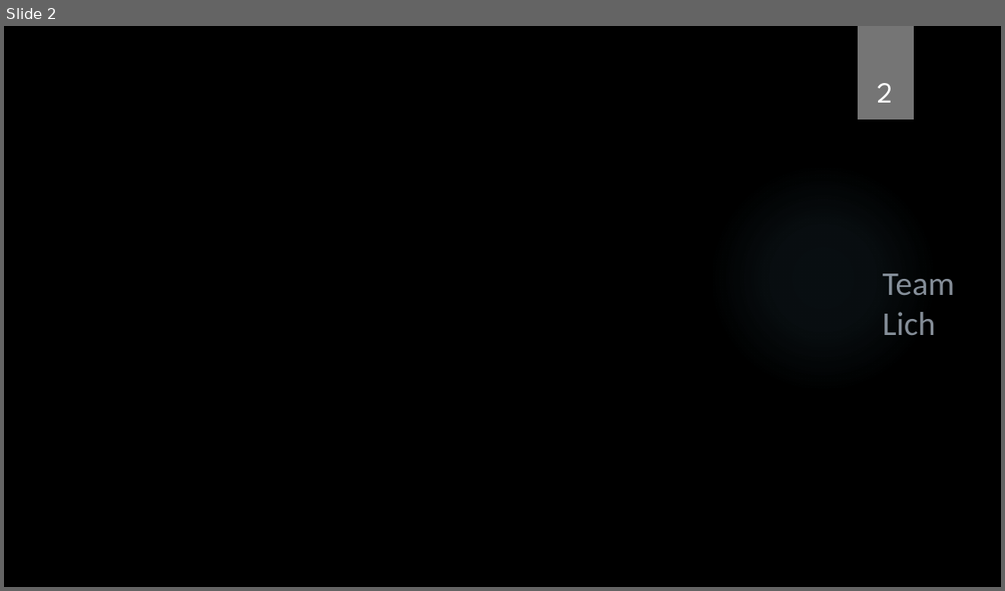
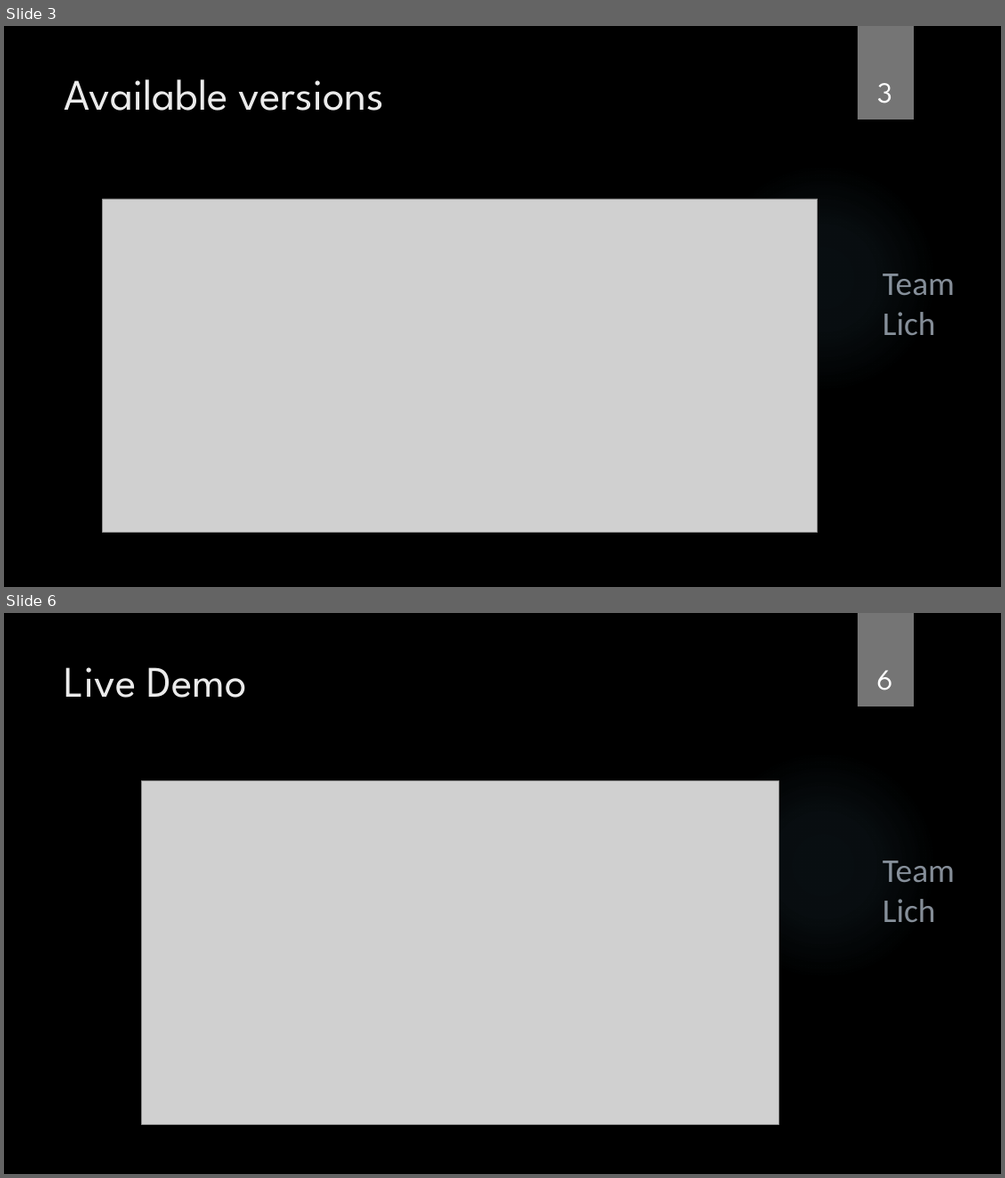
Before and after one commit to Team-Lich/Presentations, a slide deck: Week 3/QaBook.pptx. Shown one above the other, each under a label of ours: slide 2 before the commit, slides 3 and 6 after it; the slides between them are not shown. The pictures are 1005x591 and 1005x1178 pixels, drawn with LibreOffice and Linux fonts; fonts in the diff are those of the drawing; grey boxes stand for pictures; background and template pictures are left out. Boxes give left, top, right and bottom in pixels: in the first picture for what was removed or moved away, otherwise in the second. Text is boxed around its words. In the diff, an @@ line names an element or a change of style, - is before the commit and + after.

```diff
--- a/Week 3/QaBook.pptx
+++ b/Week 3/QaBook.pptx
@@ slide 6 added at box(4, 613, 1001, 1174), background picture (left out); not listed: 2 template elements that a slide beside it also shows @@
@@ title added at box(65, 667, 246, 698), 42 pt, text #EBEBEB @@
+Live Demo
@@ page number added at box(877, 670, 893, 690), 28 pt, text #FFFFFF @@
+6
@@ picture added at box(142, 780, 779, 1124) @@
@@ text added at box(882, 860, 955, 922), 32 pt, text #DEECFD at 60% opacity @@
+Team Lich
@@ what was slide 2 is now slide 3 @@
@@ slide 3 changed as well @@
@@ title added at box(65, 79, 384, 111), 42 pt, text #EBEBEB @@
+Available versions
@@ page number at box(877, 83, 892, 103): text changed @@
-2
+3
@@ picture added at box(103, 199, 817, 532) @@
```
Also in this commit, not shown: 1 other slide changed, 3 other slides added.
